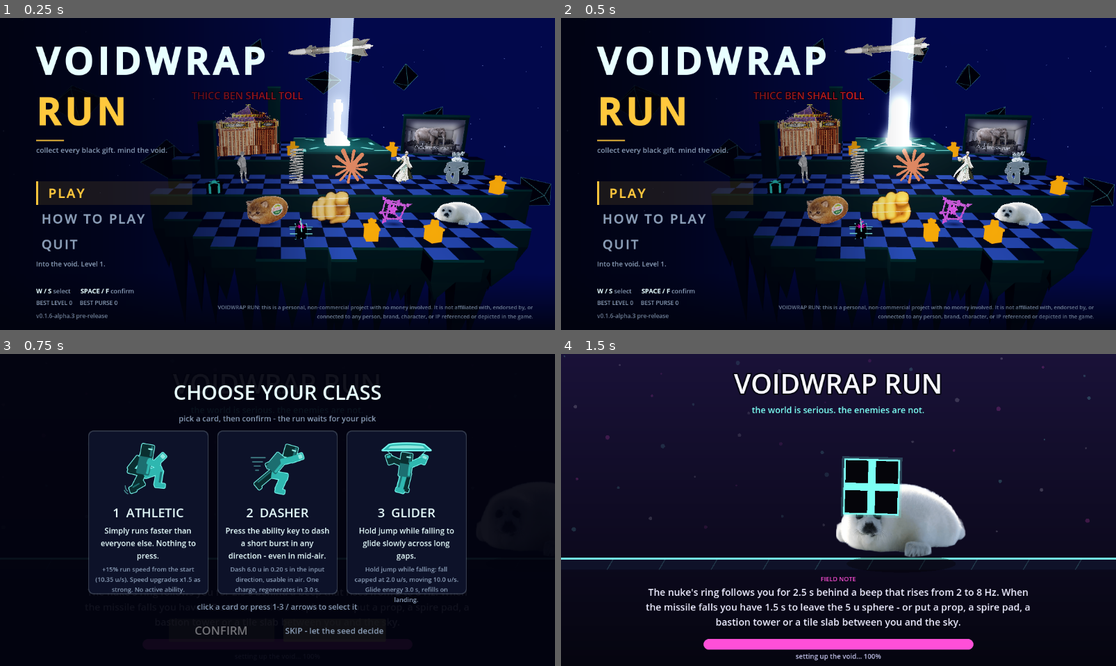
Above: before the commit, frames 1-4 (two rows, left to right).
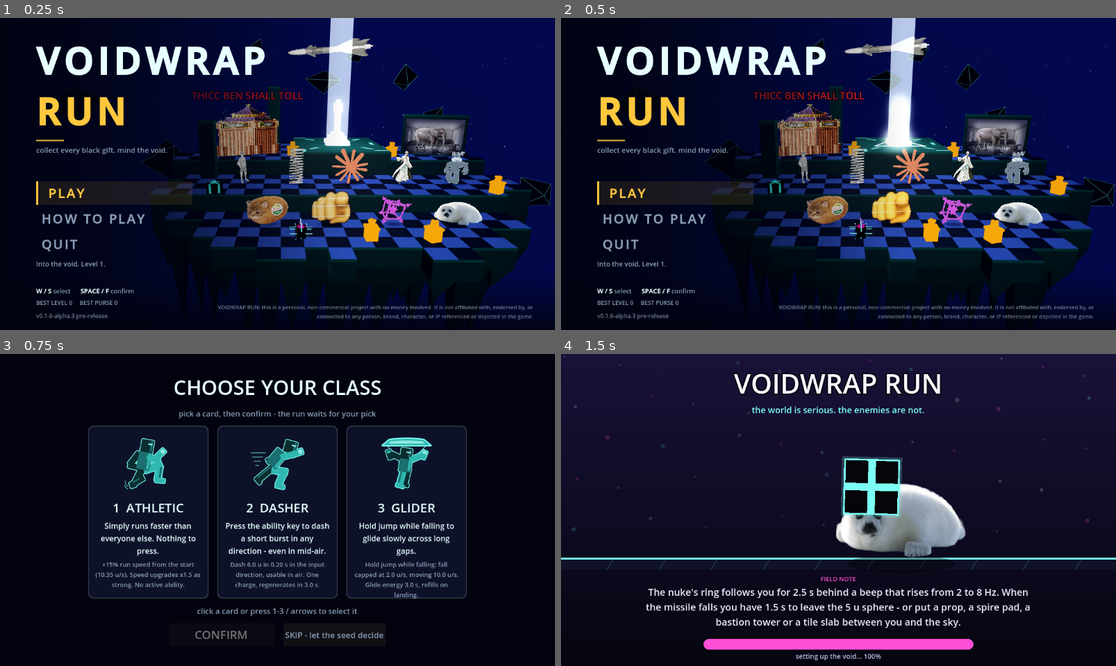
Above: after the commit, the same moments.

Repository: heylyfe/VOIDWARP-REMAKE
Game: Godot game, scene res://app/app.tscn
Two runs of this game, one before a commit and one after it. Both use one fixed random seed, a clock stepped at 60 frames per second and the inputs below.
Inputs:
- Up to frame 1 (0.25 s): no input
- Up to frame 2 (0.5 s): no input
- Up to frame 3 (0.75 s): click "PLAY" at 0.5 s
- Up to frame 4 (1.5 s): click "SKIP - let the seed decide" at 1.25 s

Frames 1-2 are identical in both runs. In frame 3, 12% of the frame differs, in the area x 15-85%, y 8-92%; in frame 4, nothing differs.

Commit message:
Fix: the class cards hold their own text and the altar hides the loading screen
The screenshot pass found two defects on the class altar. The Glider's stats
line ran 19 px past the card's bottom border, and the loading screen's title,
gag line and progress bar showed through the 0.94-alpha backdrop behind the
cards and the CONFIRM/SKIP row.

A Button does not size itself to its children, so the card's height is now
measured from the text it actually holds: each label's wrapped height at the
card's inner width, via the font. CARD_SIZE.y stays the floor, so a short card
never shrinks below the house size and a longer blurb makes a taller card
instead of spilling. The backdrop is fully opaque - the altar is a modal
decision and the loading screen behind it is noise.

test_class_altar_pick.gd gains leg D, which measures the text from the
laid-out label widths and the font rather than from the altar's own helper,
and asserts the backdrop's alpha. Negative control against the pre-fix file:
4 failures (the backdrop, and all three cards - athletic and dasher 1 px over,
glider 19 px over). Restored, failures=0.

Generated by Mistral Vibe.
Co-Authored-By: Mistral Vibe <vibe@mistral.ai>

Diff:
--- a/game/app/class_altar.gd
+++ b/game/app/class_altar.gd
@@ -43,8 +43,12 @@
 const C_GOLD := Color(1.0, 0.784, 0.239)             # #FFC83D gold_gift
 const C_TEAL := Color(0.486, 1.0, 0.957)             # #7CFFF4 the icons' highlight
 const C_MUTED := Color(0.545, 0.620, 0.718)
-const CARD_SIZE := Vector2(250, 340)
+const CARD_SIZE := Vector2(250, 340)     # the card's width, and its MINIMUM height
 const ICON_SIZE := 128.0
+const CARD_PAD_X := 14.0                 # the text column's inset from the card's sides
+const CARD_PAD_TOP := 16.0
+const CARD_PAD_BOTTOM := 14.0
+const CARD_GAP := 8.0                    # the gap between the icon, the name and the two lines
 
 signal class_chosen(class_id: String)
 signal skipped
@@ -79,7 +83,10 @@
 	_styles["hover"] = _card_style(Color(C_TEAL.r, C_TEAL.g, C_TEAL.b, 0.7), 2)
 	_styles["selected"] = _card_style(C_GOLD, 4)
 	var bg := ColorRect.new()
-	bg.color = Color(C_VOID.r, C_VOID.g, C_VOID.b, 0.94)
+	# Fully opaque: the altar is a modal decision and the loading screen behind it is
+	# noise. At 0.94 the loading title, the gag line and the progress bar all showed
+	# through the cards and the CONFIRM/SKIP row, which read as a broken layout.
+	bg.color = C_VOID
 	bg.mouse_filter = Control.MOUSE_FILTER_IGNORE
 	bg.set_anchors_and_offsets_preset(Control.PRESET_FULL_RECT)
 	add_child(bg)
@@ -157,16 +164,16 @@
 	var b := Button.new()
 	b.name = "Card" + p_id.capitalize()
 	b.focus_mode = Control.FOCUS_NONE
-	b.custom_minimum_size = CARD_SIZE
+	b.custom_minimum_size = Vector2(CARD_SIZE.x, _card_height(p_id))
 	b.mouse_default_cursor_shape = Control.CURSOR_POINTING_HAND
 	b.pressed.connect(func() -> void: _on_card_pressed(p_id))
 	var box := VBoxContainer.new()
 	box.set_anchors_and_offsets_preset(Control.PRESET_FULL_RECT)
-	box.offset_left = 14
-	box.offset_right = -14
-	box.offset_top = 16
-	box.offset_bottom = -14
-	box.add_theme_constant_override("separation", 8)
+	box.offset_left = CARD_PAD_X
+	box.offset_right = -CARD_PAD_X
+	box.offset_top = CARD_PAD_TOP
+	box.offset_bottom = -CARD_PAD_BOTTOM
+	box.add_theme_constant_override("separation", int(CARD_GAP))
 	box.mouse_filter = Control.MOUSE_FILTER_IGNORE
 	b.add_child(box)
 	var icon := TextureRect.new()
@@ -194,6 +201,26 @@
 	stats.custom_minimum_size = Vector2(CARD_SIZE.x - 28, 0)
 	box.add_child(stats)
 	return b
+
+
+## The card's height. A Button does not size itself to its children, so the height is
+## measured from the text the card actually holds: a longer blurb makes a taller card
+## instead of spilling past the border (the Glider's stats line used to, by ~15 px).
+## CARD_SIZE.y stays the floor, so a short card never shrinks below the house size.
+func _card_height(p_id: String) -> float:
+	var need := CARD_PAD_TOP + CARD_PAD_BOTTOM + ICON_SIZE + CARD_GAP * 3.0
+	need += _wrapped_height("%d  %s" % [1, p_id.to_upper()], 26)
+	need += _wrapped_height(plain_text(p_id), 16)
+	need += _wrapped_height(blurb(p_id, _classes), 13)
+	return maxf(CARD_SIZE.y, ceilf(need))
+
+
+## The height one line of card text needs when wrapped to the card's inner width.
+## The project sets no theme, so the labels render in ThemeDB's fallback font.
+func _wrapped_height(p_text: String, p_size: int) -> float:
+	var f: Font = ThemeDB.fallback_font
+	var w := CARD_SIZE.x - CARD_PAD_X * 2.0
+	return f.get_multiline_string_size(p_text, HORIZONTAL_ALIGNMENT_CENTER, w, p_size).y
 
 
 ## One plain sentence of what the class does - what a new player needs, no numbers.
--- a/game/tests/test_class_altar_pick.gd
+++ b/game/tests/test_class_altar_pick.gd
@@ -51,6 +51,7 @@
 	_leg_clicks(f, tree.root)
 	_leg_keyboard(f, tree.root)
 	_leg_hold(f, tree.root)
+	_leg_layout(f, tree.root)
 	tree.root.size = old_size
 	return f
 
@@ -291,3 +292,61 @@
 	if not bool(app._world._mouse_locked):
 		f.append("hold: play started after SKIP with the cursor still free")
 	_free_app(app, scratch)
+
+# ---- leg D: a card holds its own text, and the backdrop hides the loading screen -----------
+
+func _leg_layout(f: Array[String], root: Window) -> void:
+	var scratch := "user://test_class_altar_layout_scratch.json"
+	var app = _new_app(root, scratch)
+	app._menu.play_requested.emit()
+	var altar = app._class_altar
+	if altar == null:
+		f.append("layout: PLAY opened no altar")
+		_free_app(app, scratch)
+		return
+	_layout(altar)
+	# The backdrop is the altar's own first child. At 0.94 the loading screen's title, its
+	# gag line and its progress bar all showed through the cards and the CONFIRM/SKIP row.
+	var bg: ColorRect = null
+	for c in altar.get_children():
+		if c is ColorRect:
+			bg = c
+			break
+	if bg == null:
+		f.append("layout: the altar has no backdrop")
+	elif bg.color.a < 0.999:
+		f.append("layout: the backdrop is only %.2f opaque - the loading screen shows through"
+				% bg.color.a)
+	# Every card must be tall enough for the text it actually holds. The height is measured
+	# here from the laid-out label widths and the font, NOT from the altar's own helper, so
+	# a longer blurb or a smaller card fails this instead of spilling past the border.
+	for id in altar.class_ids():
+		var card: Control = _card(altar, str(id))
+		if card == null:
+			f.append("layout: no card for %s" % id)
+			continue
+		var box: VBoxContainer = null
+		for c in card.get_children():
+			if c is VBoxContainer:
+				box = c
+				break
+		if box == null:
+			f.append("layout: the %s card has no text column" % id)
+			continue
+		var need := box.offset_top - box.offset_bottom
+		need += float(box.get_theme_constant("separation")) * float(maxi(box.get_child_count() - 1, 0))
+		for c in box.get_children():
+			if c is Label:
+				var l := c as Label
+				var font := l.get_theme_font("font")
+				var fs := l.get_theme_font_size("font_size")
+				var w := l.size.x
+				if w <= 1.0:
+					w = card.size.x + box.offset_left + box.offset_right
+				need += font.get_multiline_string_size(l.text, HORIZONTAL_ALIGNMENT_CENTER, w, fs).y
+			else:
+				need += c.custom_minimum_size.y
+		if card.size.y + 0.5 < need:
+			f.append("layout: the %s card is %.1f px tall but its text needs %.1f - it spills past the border"
+					% [id, card.size.y, need])
+	_free_app(app, scratch)
